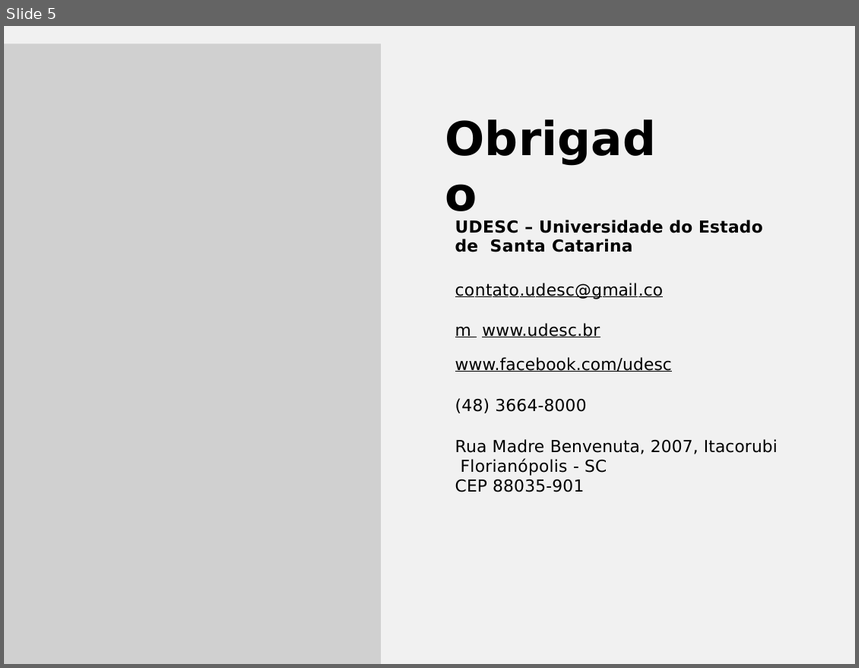
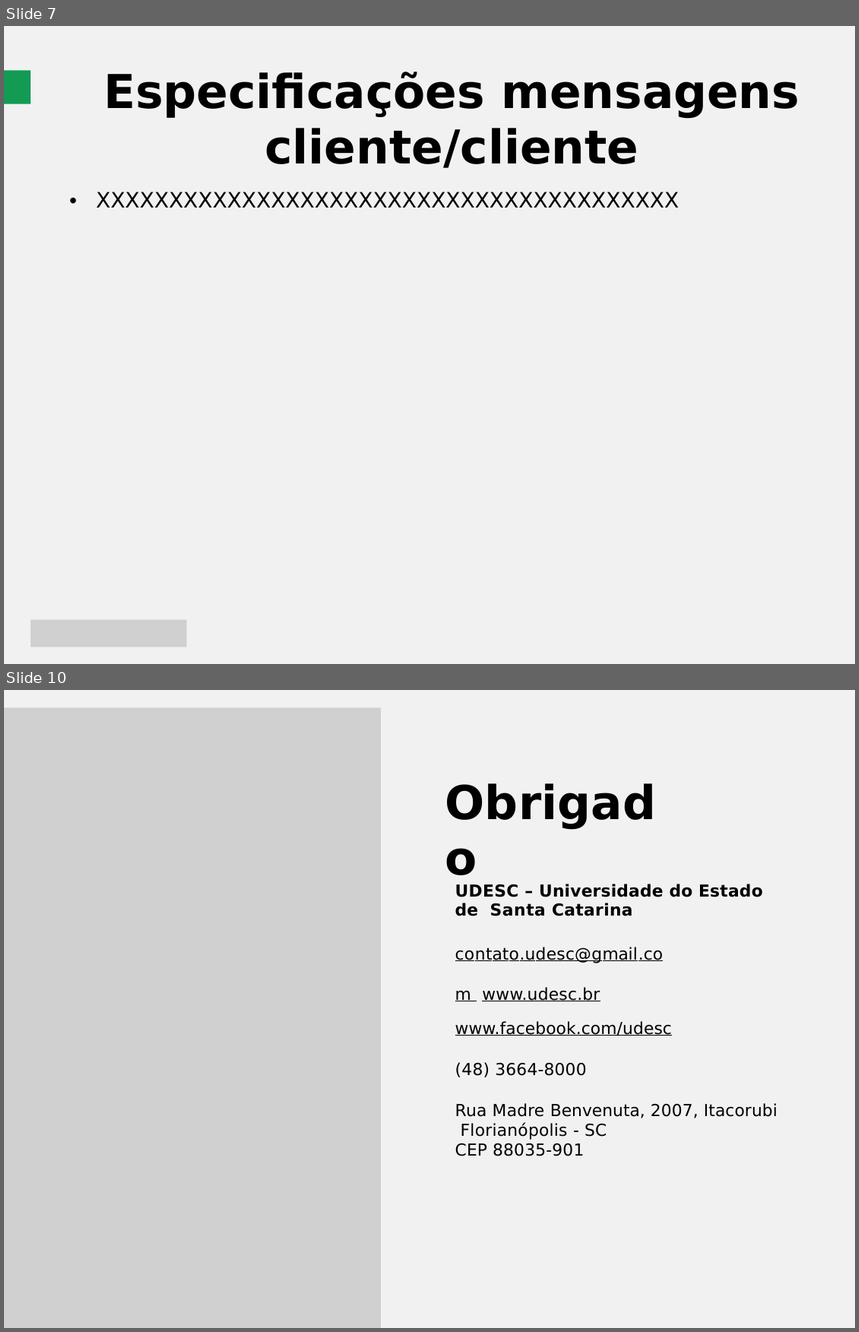
Before and after one commit to robsondejesus1996/Chat, a slide deck: Apresentação.pptx. Shown one above the other, each under a label of ours: slide 5 before the commit, slides 7 and 10 after it; the slides between them are not shown. The pictures are 859x668 and 859x1332 pixels, drawn with LibreOffice and Linux fonts; fonts in the diff are those of the drawing; grey boxes stand for pictures. Boxes give left, top, right and bottom in pixels: in the first picture for what was removed or moved away, otherwise in the second. Text is boxed around its words. In the diff, an @@ line names an element or a change of style, - is before the commit and + after.

```diff
--- a/Apresentação.pptx
+++ b/Apresentação.pptx
@@ slide 7 added at [4, 26, 855, 664], background #FFFFFF; not listed: 1 template element that a slide beside it also shows @@
@@ freeform shape added at [4, 70, 31, 104], fill #139B54 @@
@@ title added at [104, 72, 800, 168], 39.5 pt, text #000000, bold @@
+Especificações mensagens cliente/cliente
@@ text added at [96, 192, 679, 208], 18 pt, text #000000 @@
+• XXXXXXXXXXXXXXXXXXXXXXXXXXXXXXXXXXXXXXXX
@@ picture added at [31, 620, 186, 648] @@
@@ what was slide 5 is now slide 10 @@
```
Also in this commit, not shown: 1 slide changed, 7 other slides added, 3 slides removed, 42 other files.
